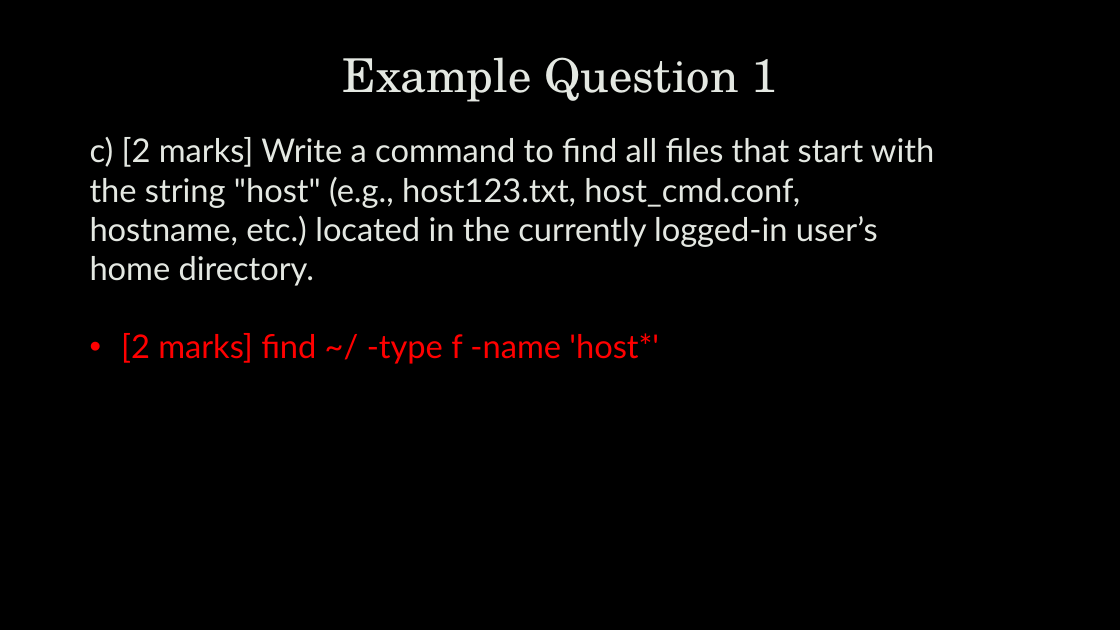
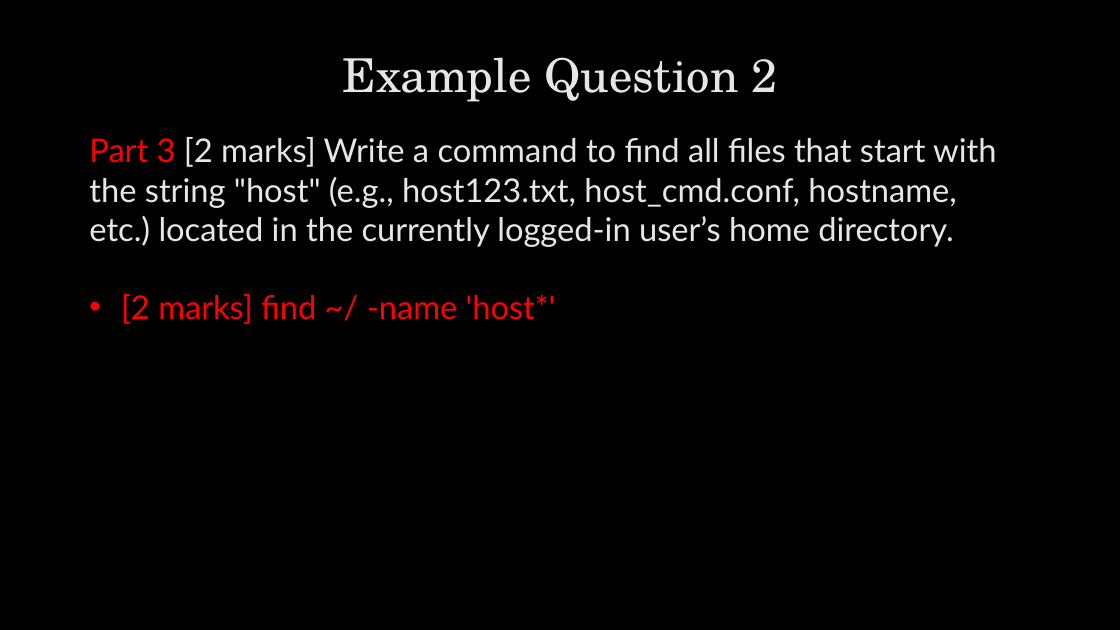
Before and after one commit to zhanyixinghua/cits1003, a slide deck: slide 19 of cits1003-lecture_slides/CITS1003-B ExamExampleQ-exercises.pptx (slide 20 before the commit). Drawn at 1120x630 pixels with LibreOffice and Linux fonts; fonts in the diff are those of the drawing; background and template pictures are left out. Boxes give left, top, right and bottom in pixels: in the first picture for what was removed or moved away, otherwise in the second. Text is boxed around its words. In the diff, an @@ line names an element or a change of style, - is before the commit and + after.

```diff
--- a/cits1003-lecture_slides/CITS1003-B ExamExampleQ-exercises.pptx
+++ b/cits1003-lecture_slides/CITS1003-B ExamExampleQ-exercises.pptx
@@ title at box(343, 57, 777, 102): text changed @@
-Example Question 1
+Example Question 2
@@ text at box(89, 137, 996, 324): text changed @@
-c) [2 marks] Write a command to find all files that start with the string "host" (e.g., host123.txt, host_cmd.conf, hostname, etc.) located in the currently logged-in user’s home directory.
-• [2 marks] find ~/ -type f -name 'host*'
+Part 3 [2 marks] Write a command to find all files that start with the string "host" (e.g., host123.txt, host_cmd.conf, hostname, etc.) located in the currently logged-in user’s home directory.
+• [2 marks] find ~/ -name 'host*'
```
Also in this commit, not shown: 33 other slides changed, 27 slides added, 15 slides removed.
